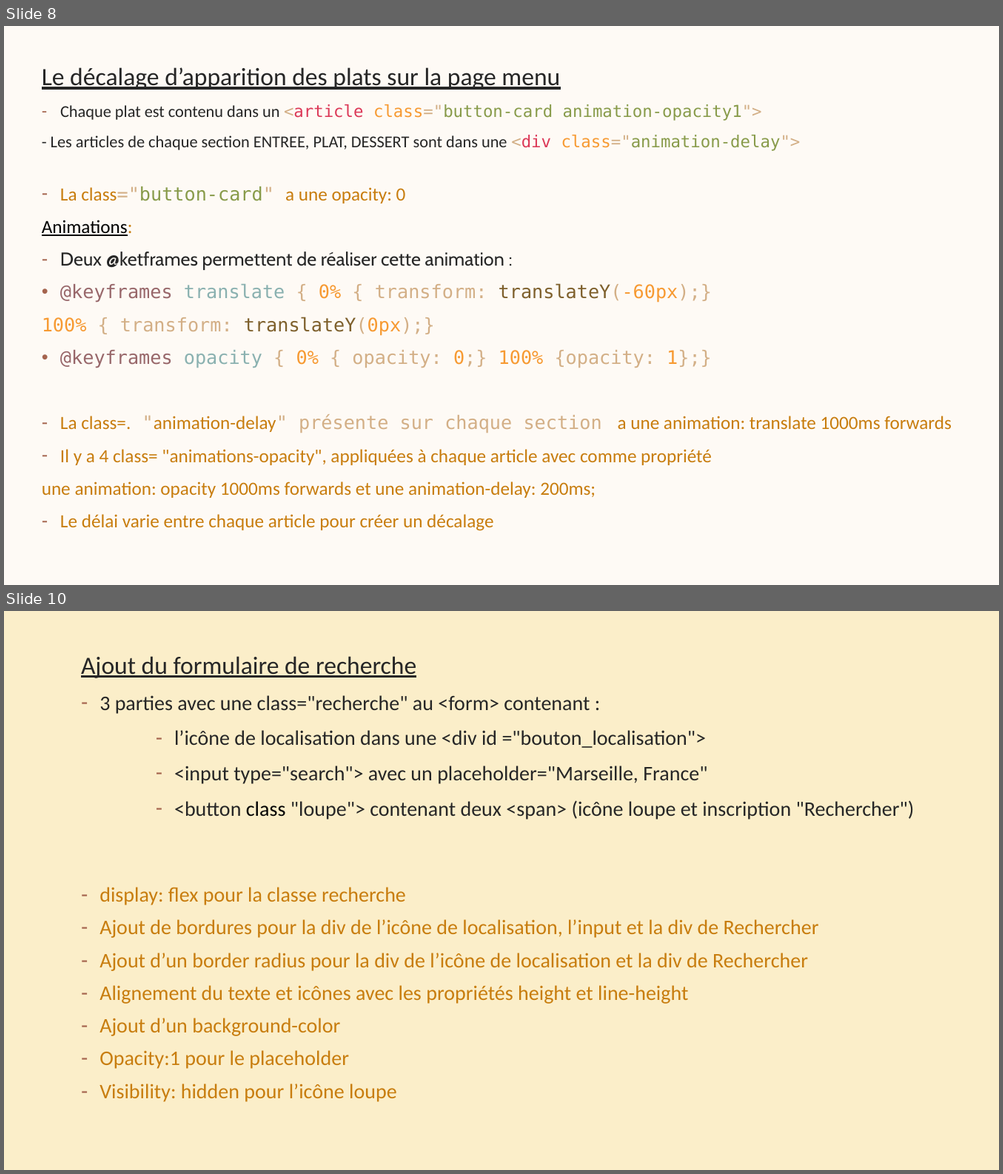
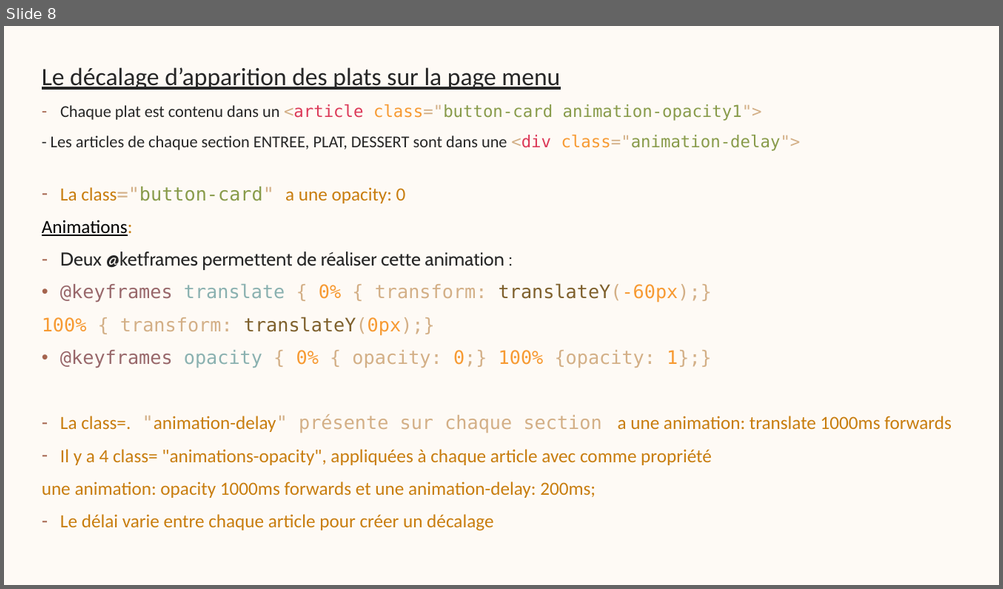
Before and after one commit to marinevnt/Ohmyfood---Openclassrooms, a slide deck: POWER POINT.pptx. Shown one above the other, each under a label of ours: slides 8 and 10 before the commit, slide 8 after it; the slides between them are not shown. The pictures are 1003x1174 and 1003x589 pixels, drawn with LibreOffice and Linux fonts; fonts in the diff are those of the drawing. Boxes give left, top, right and bottom in pixels: in the first picture for what was removed or moved away, otherwise in the second. Text is boxed around its words. In the diff, an @@ line names an element or a change of style, - is before the commit and + after.

```diff
--- a/POWER POINT.pptx
+++ b/POWER POINT.pptx
@@ slide 10 removed at [4, 611, 999, 1170], background #FBEEC9 @@
@@ text removed at [81, 656, 914, 820] @@
-Ajout du formulaire de recherche
-– 3 parties avec une class="recherche" au <form> contenant :
-        – l’icône de localisation dans une <div id ="bouton_localisation">
-        – <input type="search"> avec un placeholder="Marseille, France"
-        – <button class "loupe"> contenant deux <span> (icône loupe et inscription "Rechercher")
@@ text removed at [99, 887, 819, 1102] @@
-– display: flex pour la classe recherche
-– Ajout de bordures pour la div de l’icône de localisation, l’input et la div de Rechercher
-– Ajout d’un border radius pour la div de l’icône de localisation et la div de Rechercher
-– Alignement du texte et icônes avec les propriétés height et line-height
-– Ajout d’un background-color
-– Opacity:1 pour le placeholder
-– Visibility: hidden pour l’icône loupe
```
Also in this commit, not shown: 11 other slides removed, 4 other files.
